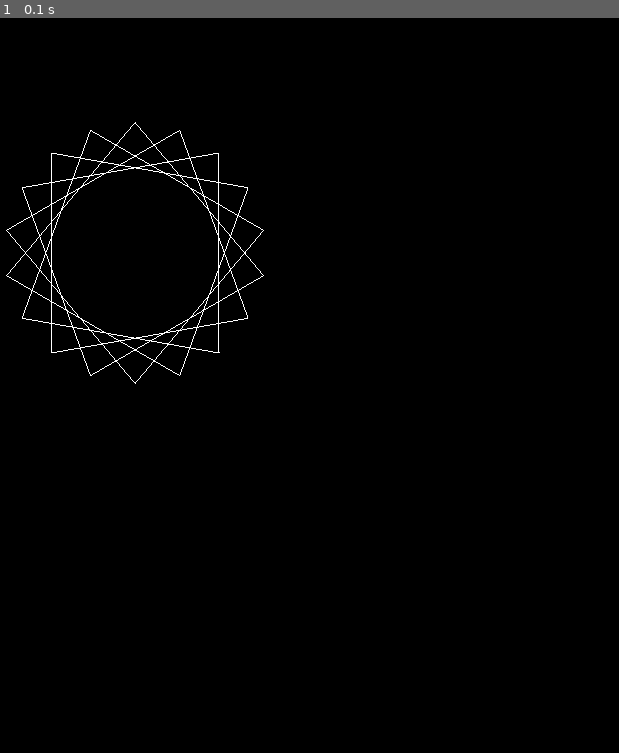
Above: before the commit, frame 1.
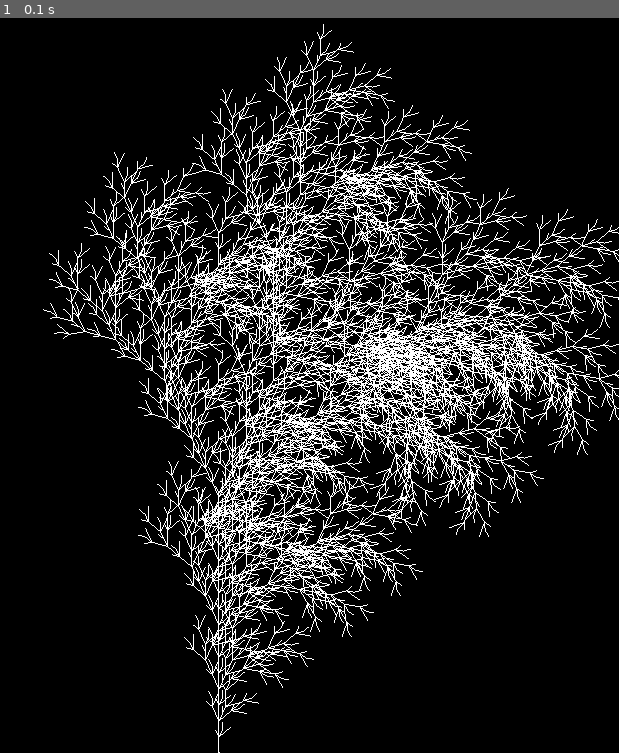
Above: after the commit, the same moment.

Repository: anzmaaan/anz-renderer
Game: pygame game, started from Turtle.py
Two runs of this game, one before a commit and one after it. Both use one fixed random seed, a clock stepped at 60 frames per second and the inputs below.
Inputs:
- Up to frame 1 (0.1 s): no input

The runs differ from the first frame. In frame 1, 14% of the frame differs, in the area x 0-100%, y 0-100%.

Commit message:
Changed to let turtle draw more complex L-System.

Diff:
--- a/Turtle.py
+++ b/Turtle.py
@@ -11,8 +11,8 @@
 screen_height = 800
 ortho_left = -400
 ortho_right = 400
-ortho_top = -400
-ortho_bottom = 400
+ortho_top = 0
+ortho_bottom = 800
 
 screen = pygame.display.set_mode((screen_width, screen_height), DOUBLEBUF | OPENGL)
 pygame.display.set_caption('Turtle Graphics')
@@ -22,12 +22,14 @@
 
 axiom = 'F'
 rules = {
-    "F": "F[+F]F"
+    "F": "FF[+F][--FF][-F+F]"
+    #"F": "FF",
+    #"X": "F+[-F-XF-X][+FF][--XF[+X]][++F-X]"
 }
-draw_length = 10
-angle = 90
+draw_length = 8
+angle = 25
 stack = []
-rule_run_number = 1
+rule_run_number = 5
 instructions = ""
 
 
@@ -61,9 +63,9 @@
     glEnd()
 
 
-def move_to(x, y):
+def move_to(pos):
     global current_position
-    current_position = (x, y)
+    current_position = (pos[0], pos[1])
 
 
 def reset_turtle():
@@ -74,9 +76,20 @@
 
 
 def draw_turtle():
-    for i in range(100):
-        forward(200)
-        rotate(100)
+    global direction
+    for c in range(0, len(instructions)):
+        if instructions[c] == 'F':
+            forward(draw_length)
+        elif instructions[c] == '+':
+            rotate(angle)
+        elif instructions[c] == '-':
+            rotate(-angle)
+        elif instructions[c] == '[':
+            stack.append((current_position, direction))
+        elif instructions[c] == ']':
+            current_vector = stack.pop()
+            move_to(current_vector[0])
+            direction = current_vector[1]
 
 
 def forward(draw_length):
